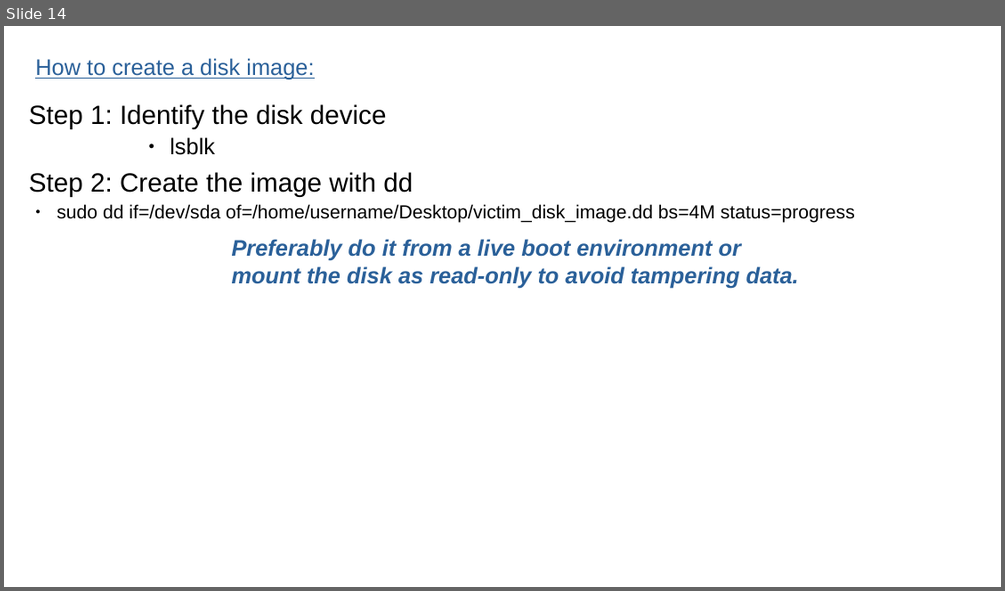
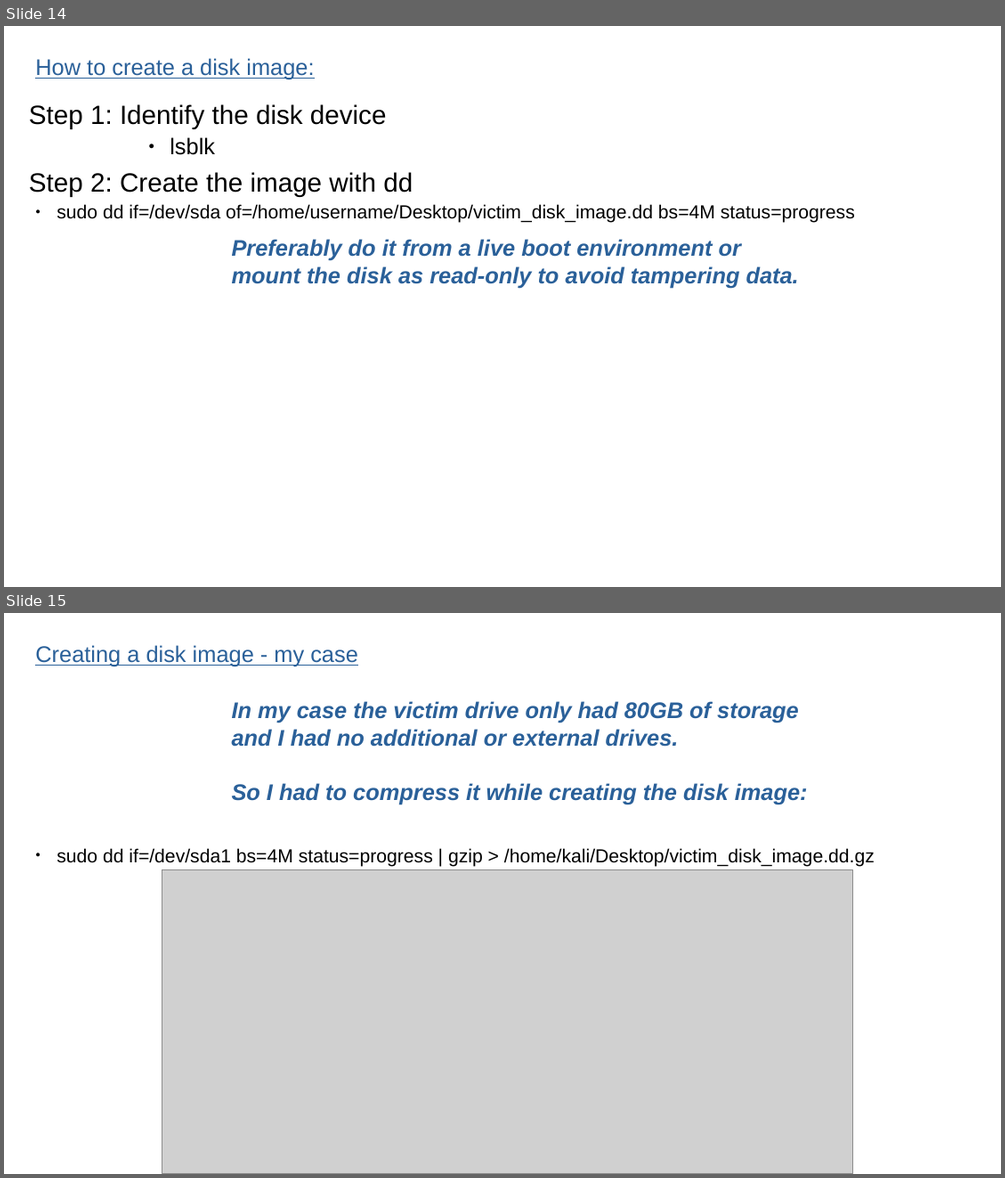
Before and after one commit to dzoraj/Simulated-Corporate-Cyber-Attack, a slide deck: Simulated Corporate Cyber-Attack.odp. Shown one above the other, each under a label of ours: slide 14 before the commit, slides 14 and 15 after it. The pictures are 1005x591 and 1005x1178 pixels, drawn with LibreOffice and Linux fonts; fonts in the diff are those of the drawing; grey boxes stand for pictures. Boxes give left, top, right and bottom in pixels: in the first picture for what was removed or moved away, otherwise in the second. Text is boxed around its words. In the diff, an @@ line names an element or a change of style, - is before the commit and + after.

Commit message:
Done with creating the disk image part. Moving over to analysis (wireshark, autopsy)

```diff
--- a/Simulated Corporate Cyber-Attack.odp
+++ b/Simulated Corporate Cyber-Attack.odp
@@ slide 15 added at bbox=[4, 613, 1001, 1174], background #FFFFFF @@
@@ text added at bbox=[35, 645, 358, 667], 18 pt, text #2A6099, underline @@
+Creating a disk image - my case
@@ text added at bbox=[232, 701, 808, 804], 18 pt, text #2A6099, bold, italic @@
+In my case the victim drive only had 80GB of storage and I had no additional or external drives.
+So I had to compress it while creating the disk image:
@@ text added at bbox=[57, 848, 874, 867], 15 pt, text #000000 @@
+● sudo dd if=/dev/sda1 bs=4M status=progress | gzip > /home/kali/Desktop/victim_disk_image.dd.gz
@@ picture added at bbox=[162, 870, 853, 1174] @@
```
Also in this commit, not shown: 1 other file.
